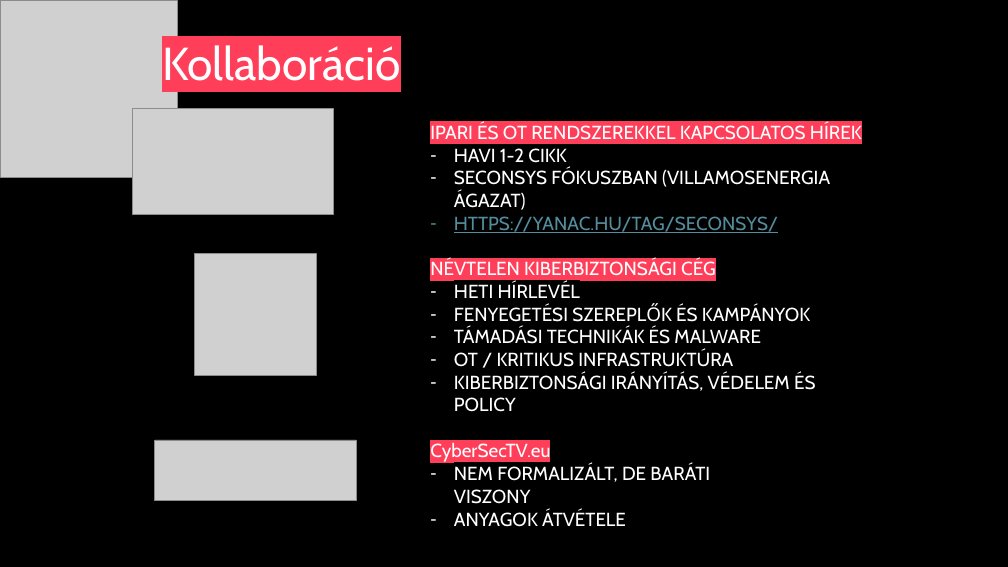
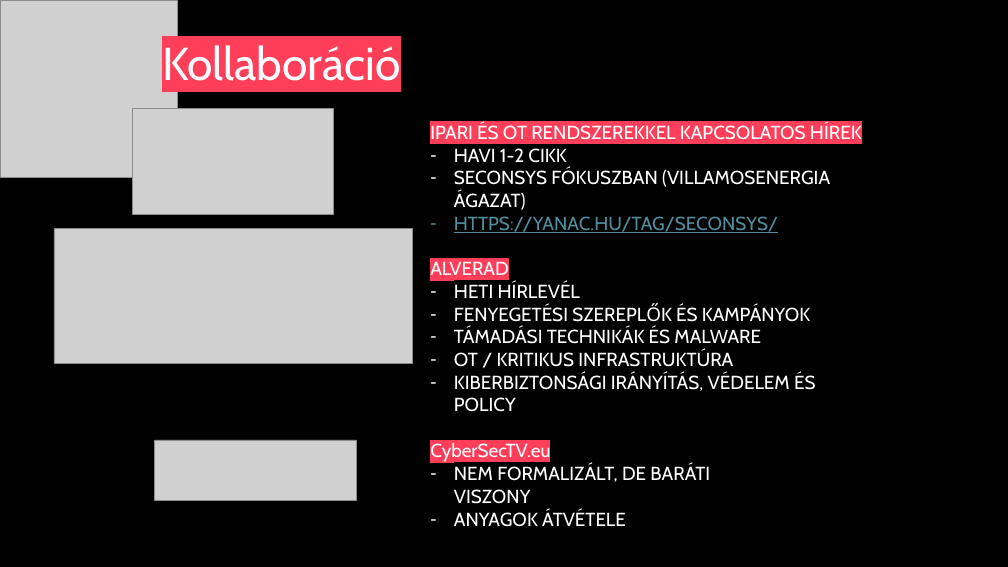
Before and after one commit to Lensver65/Yanac, a slide deck: slide 11 of Yanac_NKE.pptx (slide 10 before the commit). Drawn at 1008x567 pixels with LibreOffice and Linux fonts; fonts in the diff are those of the drawing; grey boxes stand for pictures. Boxes give left, top, right and bottom in pixels: in the first picture for what was removed or moved away, otherwise in the second. Text is boxed around its words. In the diff, an @@ line names an element or a change of style, - is before the commit and + after.

```diff
--- a/Yanac_NKE.pptx
+++ b/Yanac_NKE.pptx
@@ picture added at box(54, 228, 412, 363) @@
@@ picture removed at box(195, 254, 317, 376) @@
@@ text at box(430, 261, 509, 281): text changed @@
-NÉVTELEN KIBERBIZTONSÁGI CÉG
+ALVERAD
```
Also in this commit, not shown: 1 slide added.
